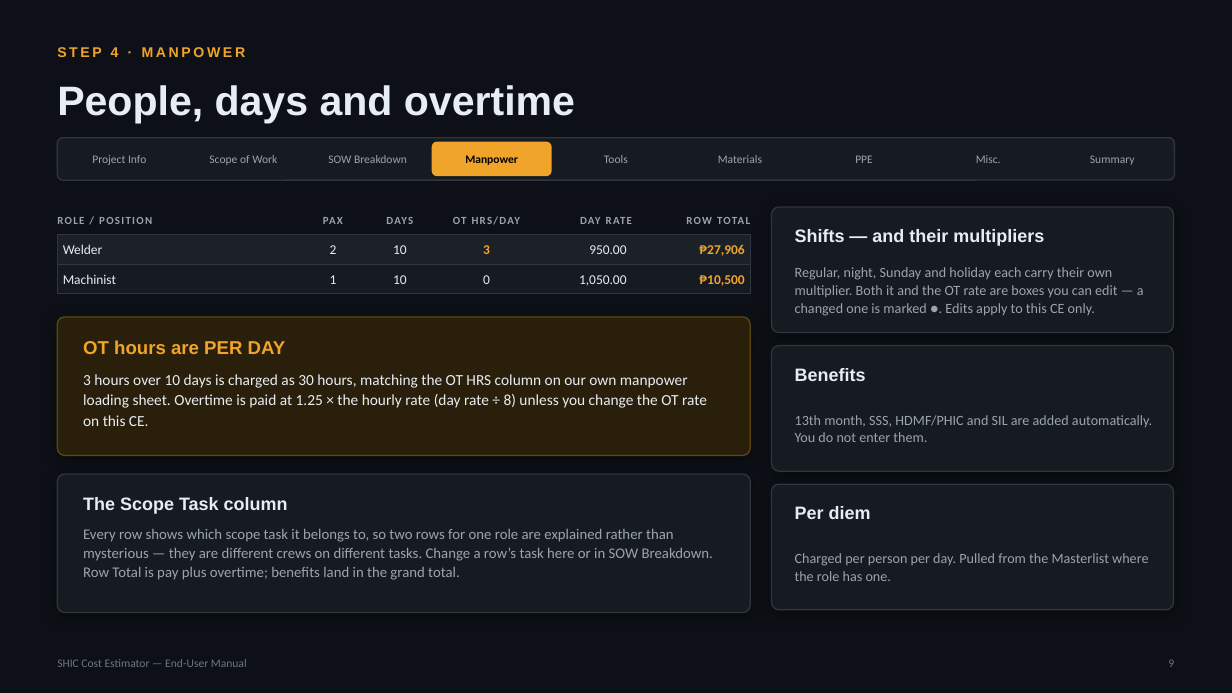
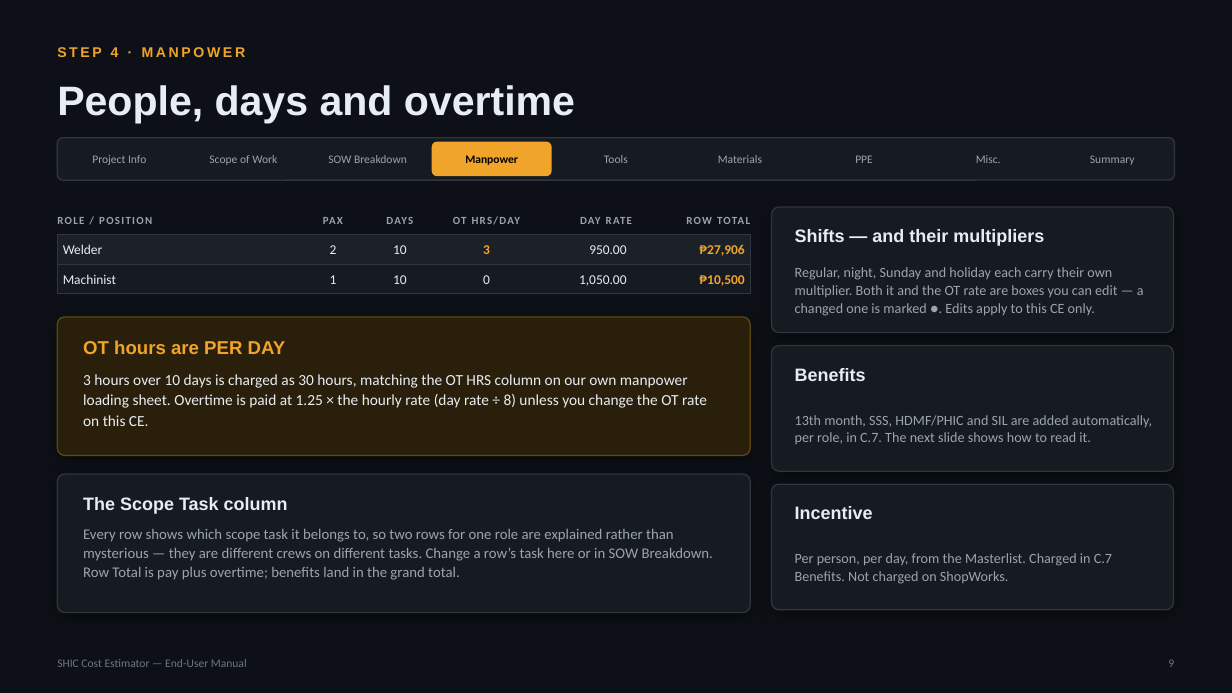
Before and after one commit to SYNERCORE/CostEstimation, a slide deck: slide 9 of docs/SHIC-Cost-Estimator-User-Manual.pptx. Drawn at 1232x693 pixels with LibreOffice and Linux fonts; fonts in the diff are those of the drawing. Boxes give left, top, right and bottom in pixels: in the first picture for what was removed or moved away, otherwise in the second. Text is boxed around its words. In the diff, an @@ line names an element or a change of style, - is before the commit and + after.

```diff
--- a/docs/SHIC-Cost-Estimator-User-Manual.pptx
+++ b/docs/SHIC-Cost-Estimator-User-Manual.pptx
@@ text at (x1=795, y1=415, x2=1152, y2=444): text changed @@
-13th month, SSS, HDMF/PHIC and SIL are added automatically. You do not enter them.
+13th month, SSS, HDMF/PHIC and SIL are added automatically, per role, in C.7. The next slide shows how to read it.
@@ text at (x1=795, y1=506, x2=873, y2=519): text changed @@
-Per diem
+Incentive
@@ text at (x1=795, y1=553, x2=1112, y2=584): text changed @@
-Charged per person per day. Pulled from the Masterlist where the role has one.
+Per person, per day, from the Masterlist. Charged in C.7 Benefits. Not charged on ShopWorks.
```
Also in this commit, not shown: 16 other slides changed, 2 slides added.
